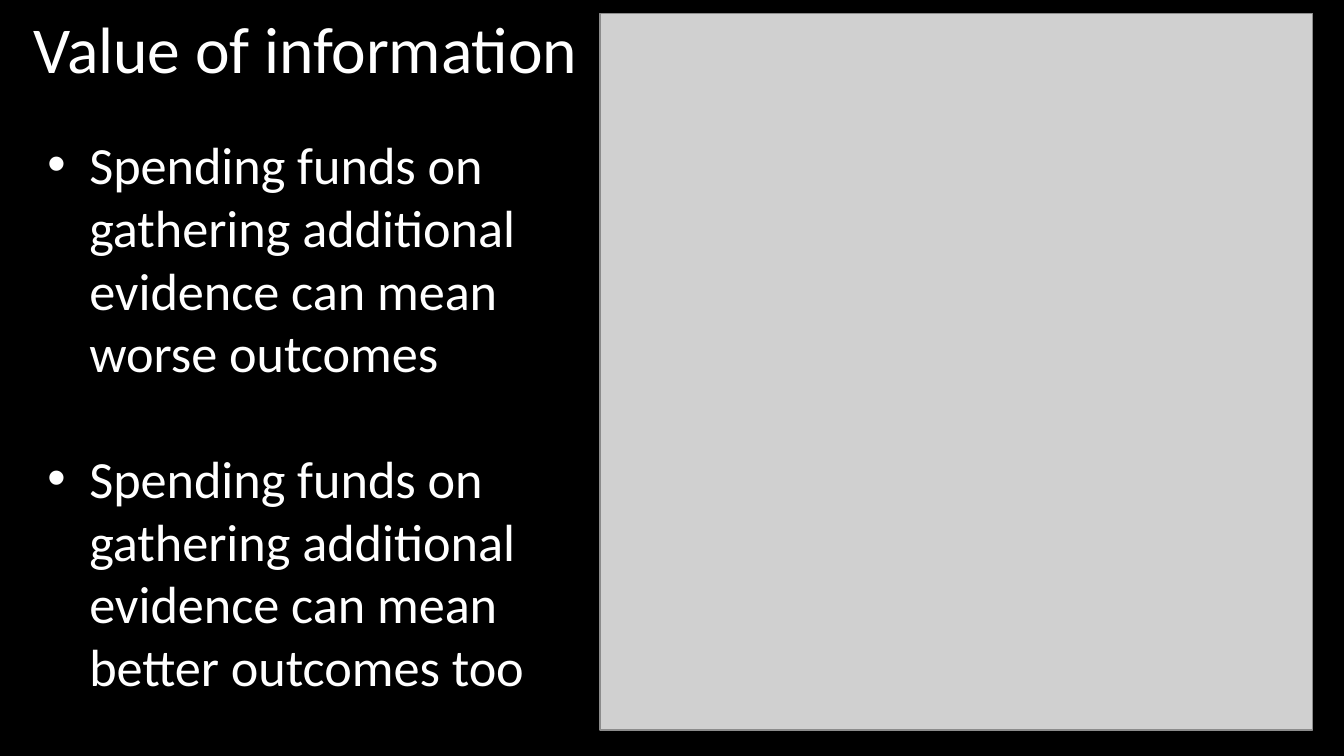
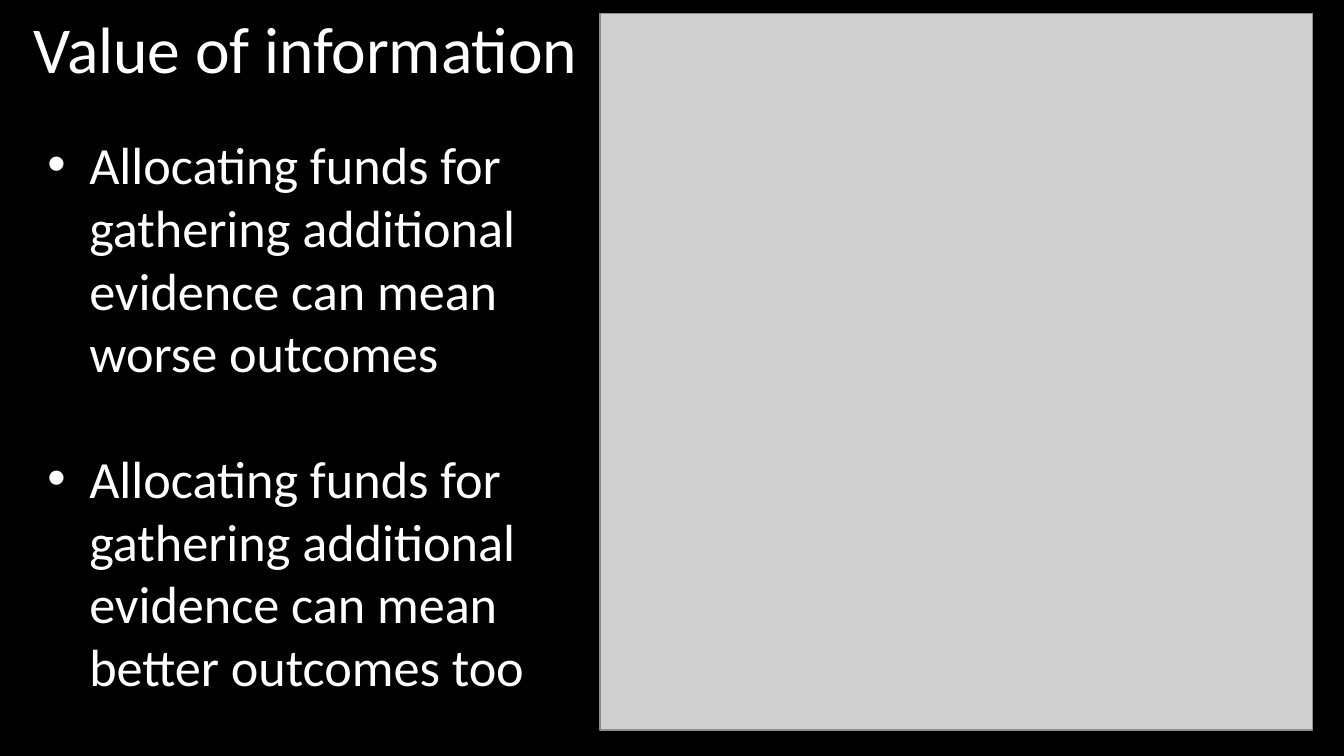
Before and after one commit to jeffreyhanson/abstracts-and-slides, a slide deck: slide 11 of seminars/EES-11-11-2020/slides.pptx. Drawn at 1344x756 pixels with LibreOffice and Linux fonts; fonts in the diff are those of the drawing; grey boxes stand for pictures. Boxes give left, top, right and bottom in pixels: in the first picture for what was removed or moved away, otherwise in the second. Text is boxed around its words. In the diff, an @@ line names an element or a change of style, - is before the commit and + after.

```diff
--- a/seminars/EES-11-11-2020/slides.pptx
+++ b/seminars/EES-11-11-2020/slides.pptx
@@ text at (x1=89, y1=147, x2=524, y2=687): text changed @@
-• Spending funds on gathering additional evidence can mean worse outcomes
-• Spending funds on gathering additional evidence can mean better outcomes too
+• Allocating funds for gathering additional evidence can mean worse outcomes
+• Allocating funds for gathering additional evidence can mean better outcomes too
```
Also in this commit, not shown: 3 other slides changed, 1 slide added, 1 slide removed.
